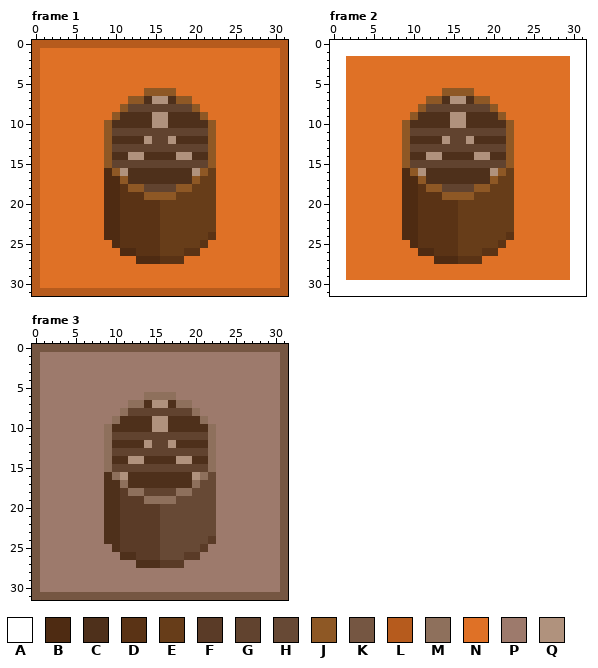
Pixel-art file -- Assets/Sprites/UI_DepotButton.aseprite. The picture above is the old version.
32x32 pixels, 3 frames. Colours within 5 levels of each other are drawn and written as one. Shown: frame 1, frame 2, frame 3.
Palette (. is transparent): A #ffffff  B #4e2b12  C #4e301b  D #5a3315  E #673d19  F #5a3b27  G #61432f  H #674935  J #8e5825  K #755642  L #b65b1d  M #8e705c  N #df7126  P #9d7a6c  Q #b0927d
Now the later version:
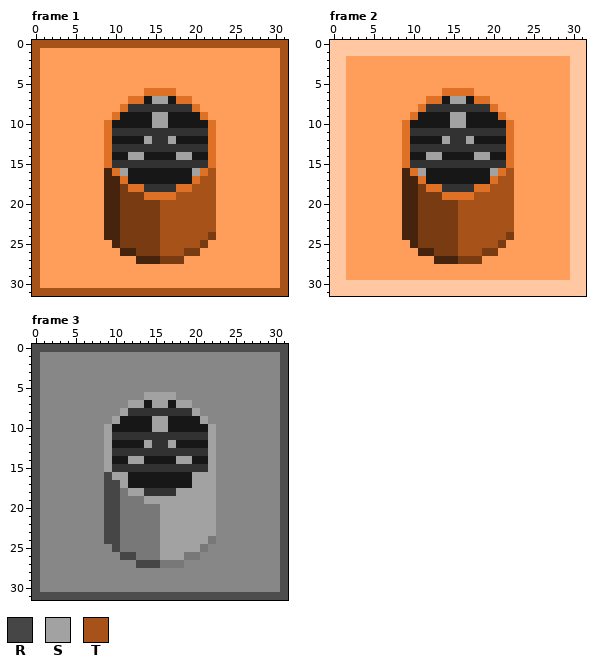
Colours new in this view: R #464646  S #a2a2a2  T #a65219
The edit:
layer "Layer 2" removed
layer "Layer 3" removed
colour A: #ffffff -> #ffc7a2
colour B: #4e2b12 -> #46230c
colour C: #4e301b -> #171717
colour D: #5a3315 -> #783b12
colour F: #5a3b27 -> #787878
colour G: #61432f -> #323232
colour J: #8e5825 -> #df7126
colour K: #755642 -> #4d4d4d
colour N: #df7126 -> #ff9d5b
colour P: #9d7a6c -> #878787
Changed rows in their new state; - is a pixel that keeps its letter.
Frame 1:
first column x 0:
 0 TTTTTTTTTTTTTTTTTTTTTTTTTTTTTTTT
 1 T------------------------------T
 2 T------------------------------T
 3 T------------------------------T
 4 T------------------------------T
 5 T------------------------------T
 6 T------------------------------T
 7 T--------------SS--------------T
 8 T------------------------------T
 9 T--------------SS--------------T
10 T--------------SS--------------T
11 T------------------------------T
12 T-------------S--S-------------T
13 T------------------------------T
14 T-----------SS----SS-----------T
15 T------------------------------T
16 T----------S--------S-T--------T
17 T--------------------TT--------T
18 T-------------------TTT--------T
19 T-----------------TTTTT--------T
20 T---------------TTTTTTT--------T
21 T---------------TTTTTTT--------T
22 T---------------TTTTTTT--------T
23 T---------------TTTTTTT--------T
24 T---------------TTTTTT---------T
25 T---------------TTTTT----------T
26 T---------------TTT------------T
27 T------------------------------T
28 T------------------------------T
29 T------------------------------T
30 T------------------------------T
31 TTTTTTTTTTTTTTTTTTTTTTTTTTTTTTTT
Frame 2:
first column x 11:
 7 ----SS------
 9 ----SS------
10 ----SS------
12 ---S--S-----
14 -SS----SS---
16 S--------S-T
17 ----------TT
18 ---------TTT
19 -------TTTTT
20 -----TTTTTTT
21 -----TTTTTTT
22 -----TTTTTTT
23 -----TTTTTTT
24 -----TTTTTT-
25 -----TTTTT--
26 -----TTT----
Frame 3:
first column x 9:
 6 -----SSSS-----
 7 ---SS-SS-SS---
 8 --S--------S--
 9 -S----SS----S-
10 S-----SS-----S
11 S------------S
12 S----S--S----S
13 S------------S
14 S--SS----SS--S
15 S------------S
16 RSS--------SSS
17 RRS--------SSS
18 RR-SS----SSSSS
19 RR---SSSSSSSSS
20 RR-----SSSSSSS
21 RR-----SSSSSSS
22 RR-----SSSSSSS
23 RR-----SSSSSSS
24 RR-----SSSSSS-
25 -R-----SSSSS--
26 --RR---SSS----
27 ----RRR-------
